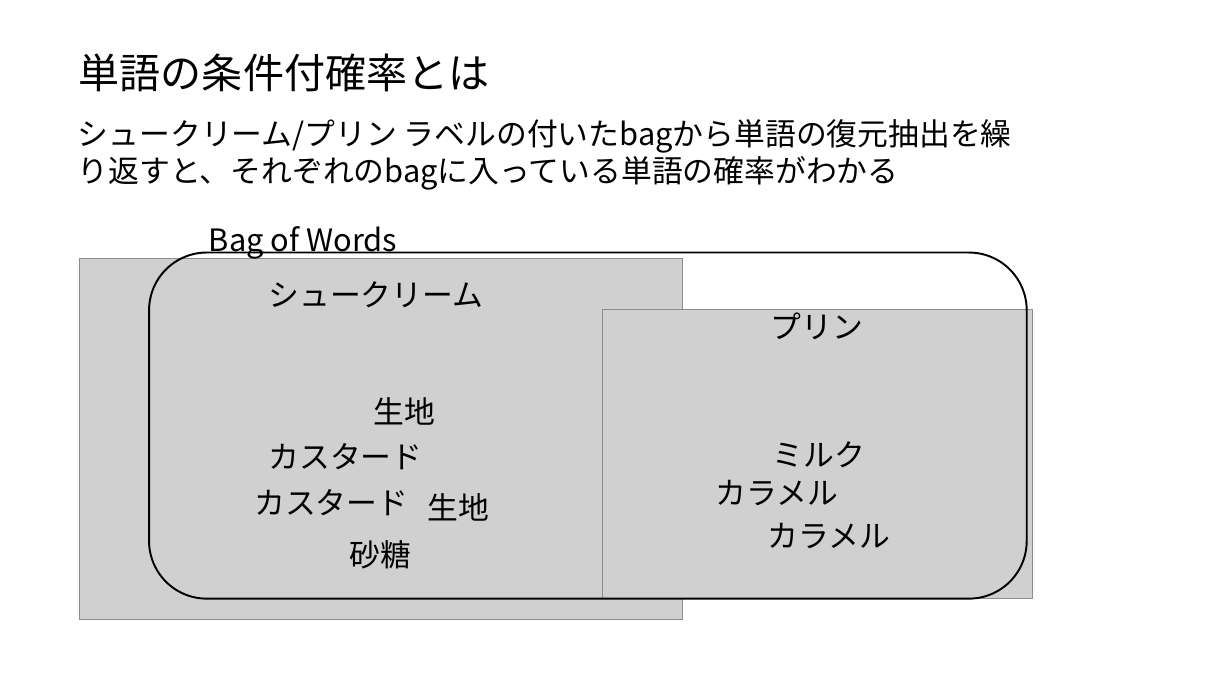
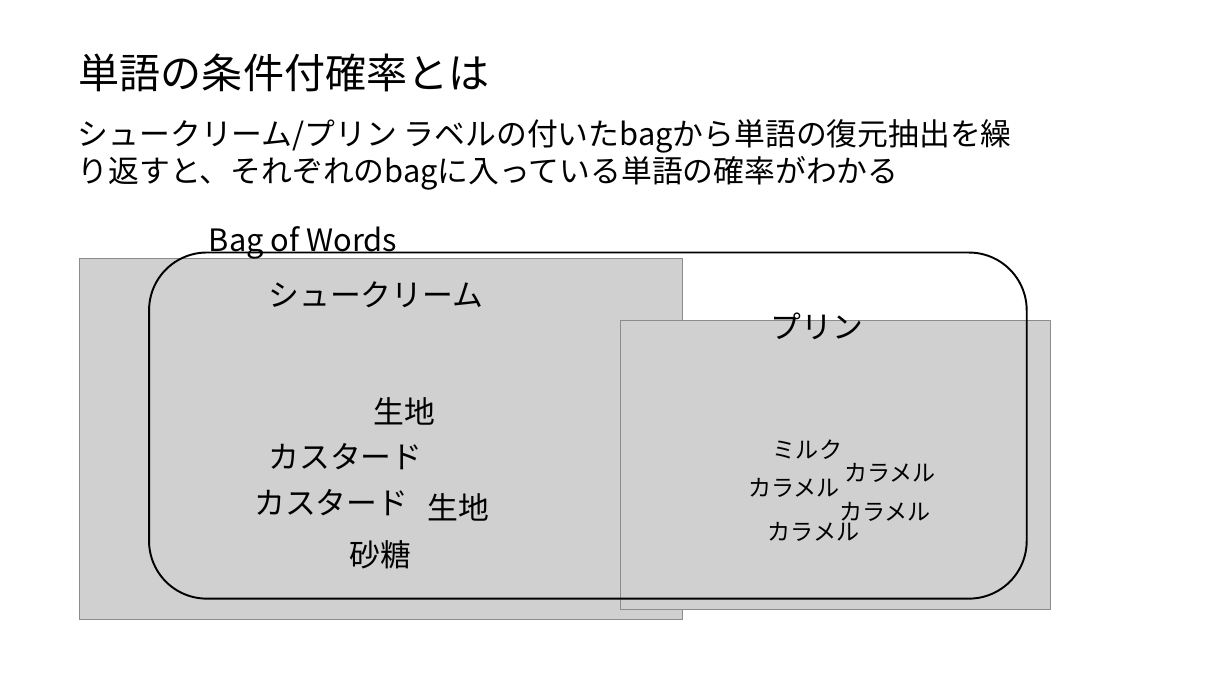
Before and after one commit to ueharaLab/NLP5_probabilistic-classifier, a slide deck: slide 3 of NLP_5 probabilistc classifier.pptx. Drawn at 1232x693 pixels with LibreOffice and Linux fonts; fonts in the diff are those of the drawing; grey boxes stand for pictures. Boxes give left, top, right and bottom in pixels: in the first picture for what was removed or moved away, otherwise in the second. Text is boxed around its words. In the diff, an @@ line names an element or a change of style, - is before the commit and + after.

Commit message:
704

```diff
--- a/NLP_5 probabilistc classifier.pptx
+++ b/NLP_5 probabilistc classifier.pptx
@@ picture: place and size @@
-picture at (603,310,1033,598)
+picture at (620,321,1051,609)
@@ size 24 to 18 pt in 3 elements at (773,439,842,459), (768,516,860,541), (748,478,840,497) @@
@@ text "カラメル": place and size @@
-text "カラメル" at (716,479,838,505)
+text "カラメル" at (748,478,840,497)
@@ text added at (844,463,936,482), 18 pt, text #000000 @@
+カラメル
@@ text added at (839,502,931,526), 18 pt, text #000000 @@
+カラメル
```
Also in this commit, not shown: 2 other slides changed.
